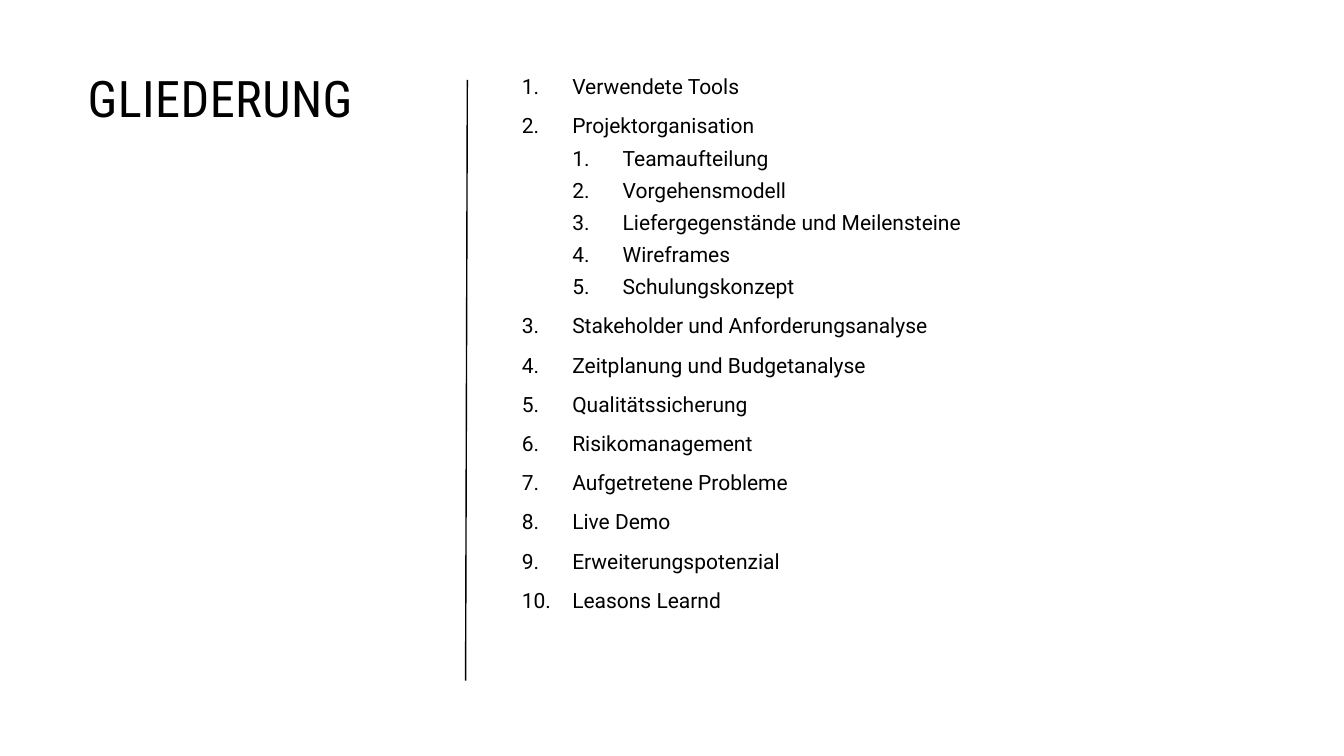
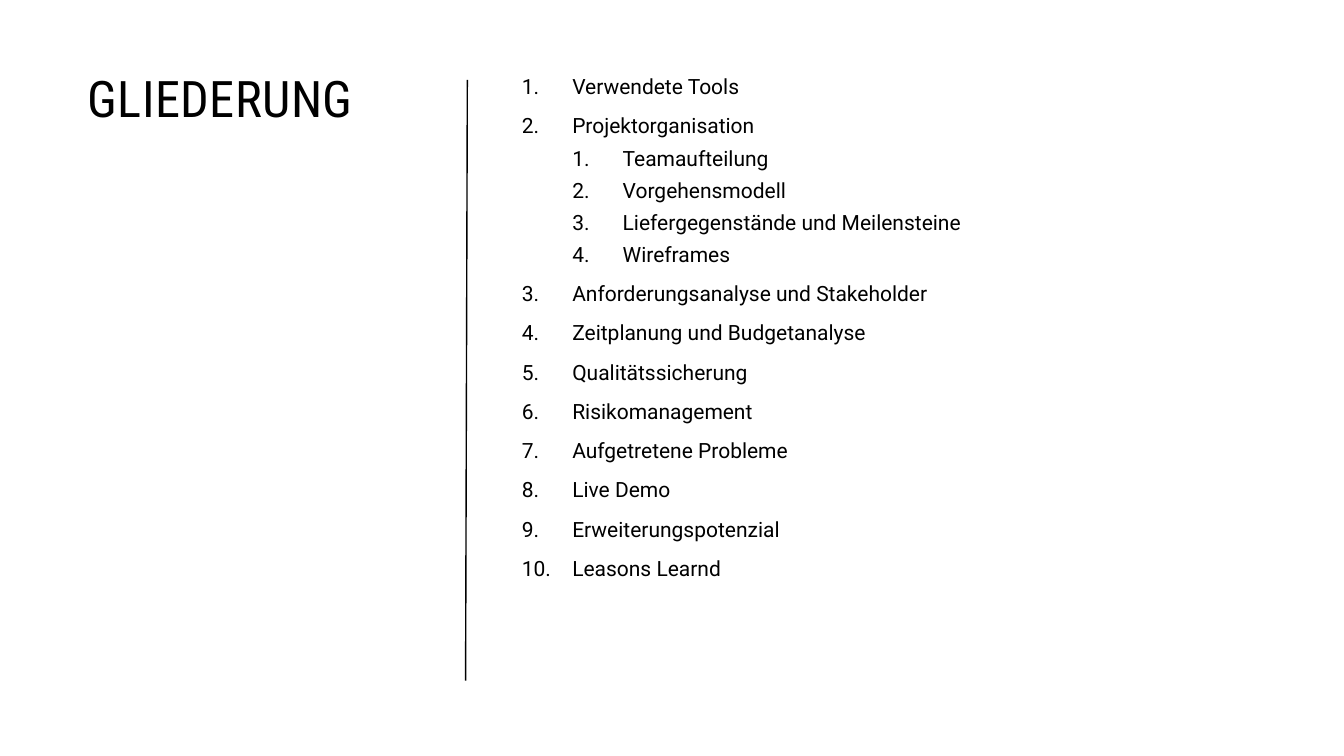
Before and after one commit to malu254/Eifrige-Otter-PM, a slide deck: slide 2 of Abgabe/Dokumentation/Präsentation.pptx. Drawn at 1344x756 pixels with LibreOffice and Linux fonts; fonts in the diff are those of the drawing. Boxes give left, top, right and bottom in pixels: in the first picture for what was removed or moved away, otherwise in the second. Text is boxed around its words. In the diff, an @@ line names an element or a change of style, - is before the commit and + after.

```diff
--- a/Abgabe/Dokumentation/Präsentation.pptx
+++ b/Abgabe/Dokumentation/Präsentation.pptx
@@ text at (572, 285, 927, 306): text changed @@
-  5. Schulungskonzept
-3. Stakeholder und Anforderungsanalyse
+3. Anforderungsanalyse und Stakeholder
```
Also in this commit, not shown: 2 other slides changed, 2 other files.
